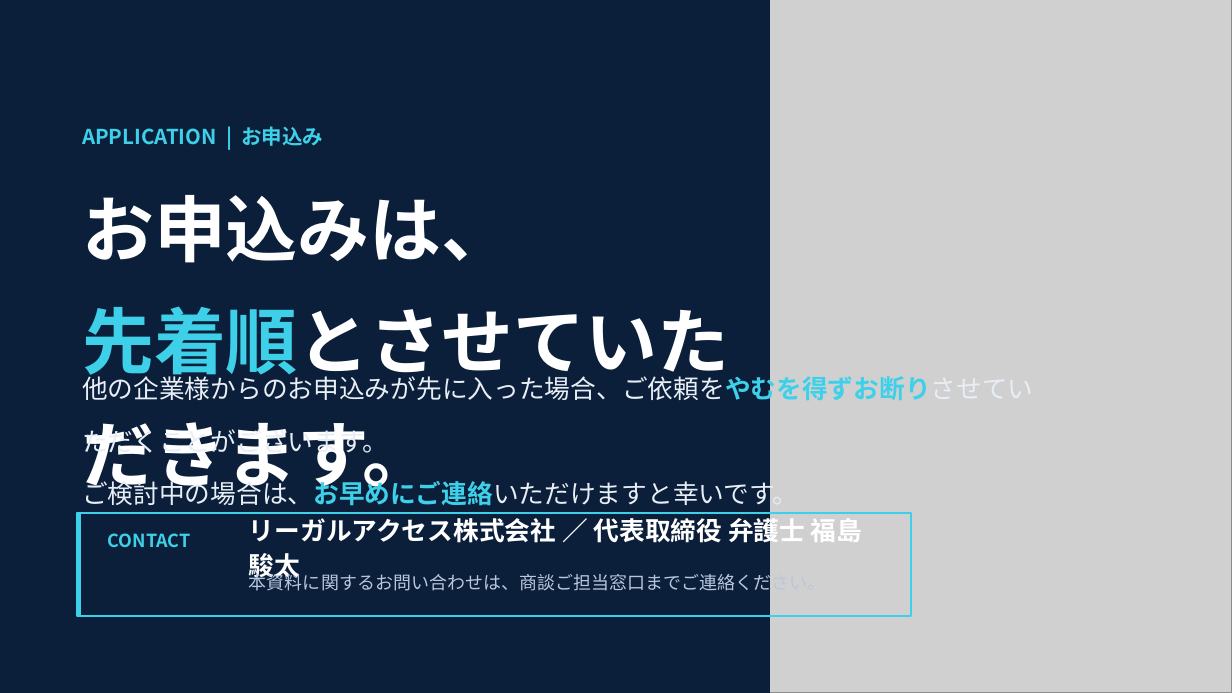
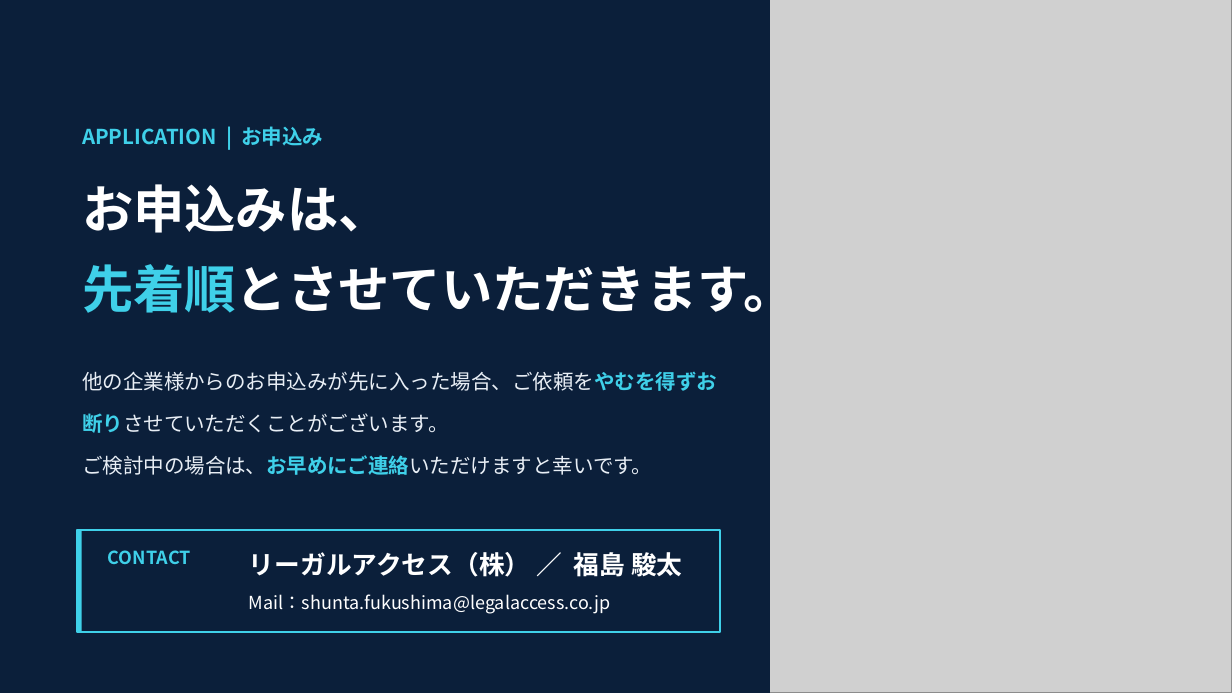
Before and after one commit to Legal-Access/marketing-slides, a slide deck: slide 13 of 44_法務生成AI導入ロードマップ策定・推進/法務生成AIスライド作成/20260517_LegalAccess_法務AIロードマップ提案.pptx. Drawn at 1232x693 pixels with LibreOffice and Linux fonts; fonts in the diff are those of the drawing; grey boxes stand for pictures. Boxes give left, top, right and bottom in pixels: in the first picture for what was removed or moved away, otherwise in the second. Text is boxed around its words. In the diff, an @@ line names an element or a change of style, - is before the commit and + after.

```diff
--- a/44_法務生成AI導入ロードマップ策定・推進/法務生成AIスライド作成/20260517_LegalAccess_法務AIロードマップ提案.pptx
+++ b/44_法務生成AI導入ロードマップ策定・推進/法務生成AIスライド作成/20260517_LegalAccess_法務AIロードマップ提案.pptx
@@ text "お申込みは、" at (x1=82, y1=184, x2=795, y2=321): size 56 to 40 pt @@
@@ text "他の企業様からのお申込みが先に入った場合、ご依頼をやむを得ずお断りさせていただくことがございます。" at (x1=82, y1=371, x2=717, y2=475): size 20 to 16 pt @@
@@ rectangle moved from (x1=77, y1=514, x2=80, y2=616) to (x1=77, y1=530, x2=81, y2=632) @@
@@ rectangle resized from (x1=77, y1=514, x2=911, y2=616) to (x1=77, y1=530, x2=720, y2=632) @@
@@ text "CONTACT" moved from (x1=108, y1=533, x2=191, y2=547) to (x1=108, y1=550, x2=191, y2=564) @@
@@ text at (x1=249, y1=552, x2=682, y2=577): text changed @@
-リーガルアクセス株式会社 ／ 代表取締役 弁護士 福島 駿太
+リーガルアクセス（株） ／ 福島 駿太
@@ text at (x1=249, y1=594, x2=611, y2=614): text changed; text colour #B9C7DE to #FFFFFF @@
-本資料に関するお問い合わせは、商談ご担当窓口までご連絡ください。
+Mail：shunta.fukushima@legalaccess.co.jp
```
Also in this commit, not shown: 12 other slides changed.
